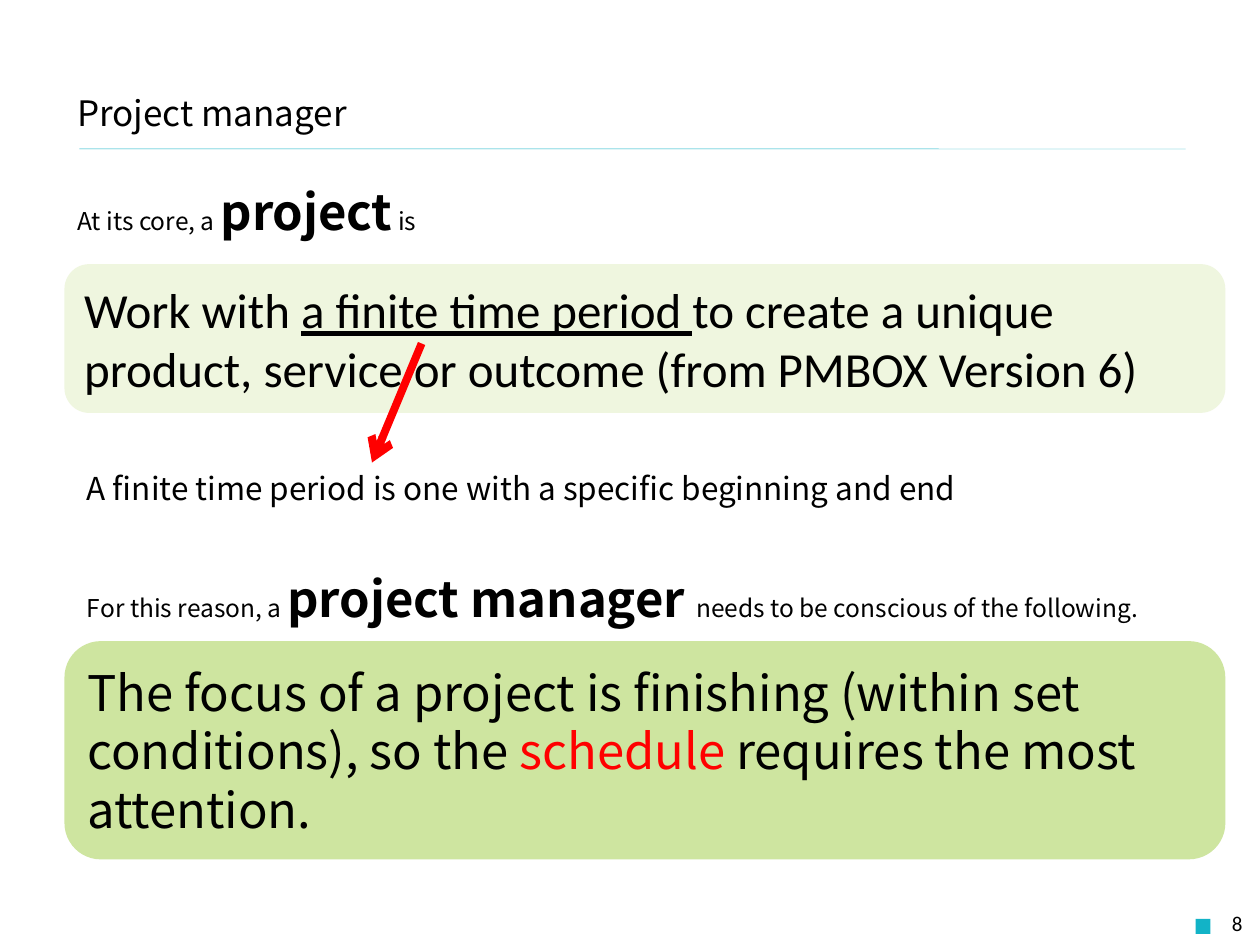
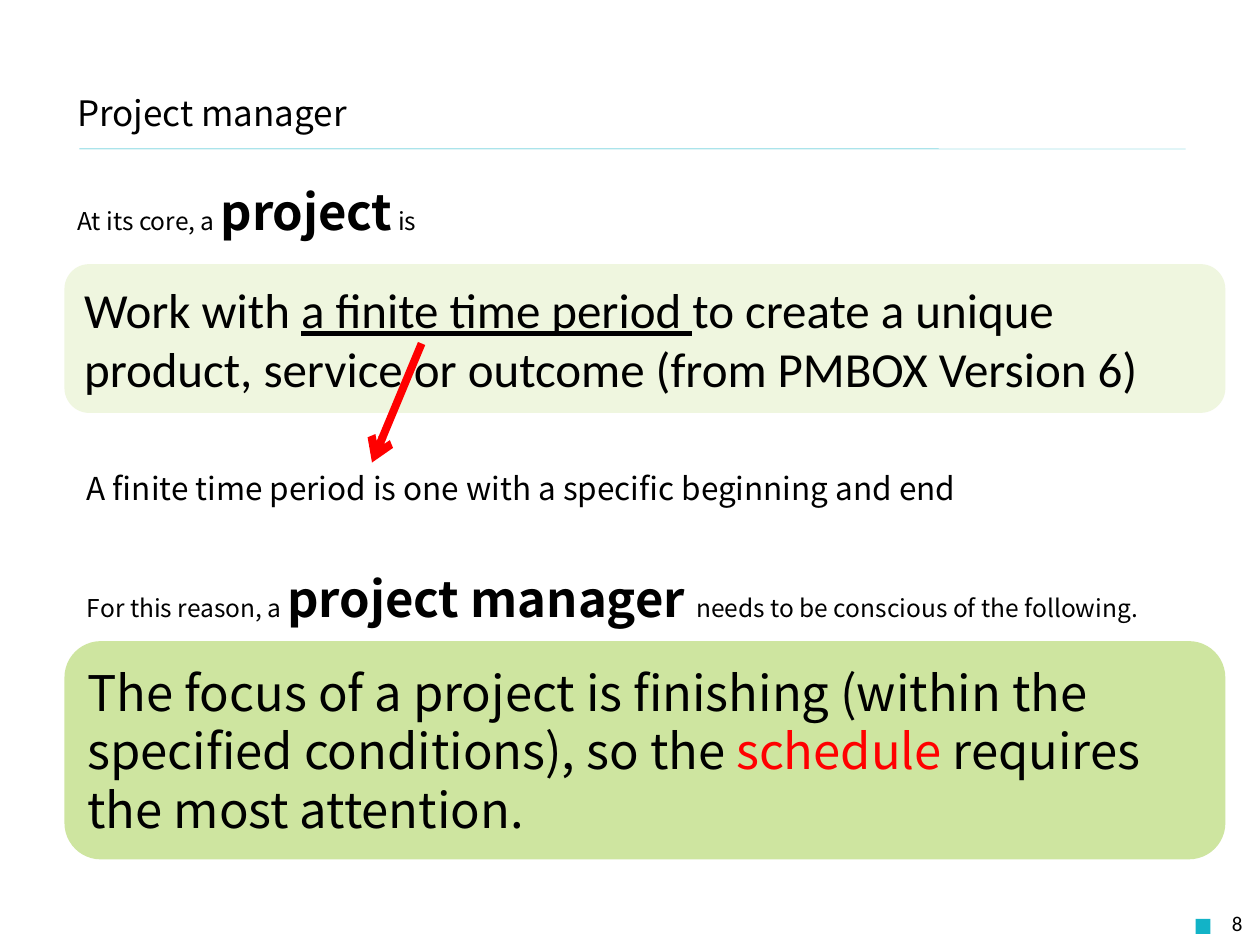
Before and after one commit to Fintan-contents/role-of-product-owner, a slide deck: slide 8 of en/docs/Role_of_product_owners.pptx. Drawn at 1260x945 pixels with LibreOffice and Linux fonts; fonts in the diff are those of the drawing; background and template pictures are left out. Boxes give left, top, right and bottom in pixels: in the first picture for what was removed or moved away, otherwise in the second. Text is boxed around its words. In the diff, an @@ line names an element or a change of style, - is before the commit and + after.

```diff
--- a/en/docs/Role_of_product_owners.pptx
+++ b/en/docs/Role_of_product_owners.pptx
@@ text in rounded rectangle at [87,671,1141,829]: text changed @@
-The focus of a project is finishing (within set conditions), so the schedule requires the most attention.
+The focus of a project is finishing (within the specified conditions), so the schedule requires the most attention.
```
Also in this commit, not shown: 1 other file.
